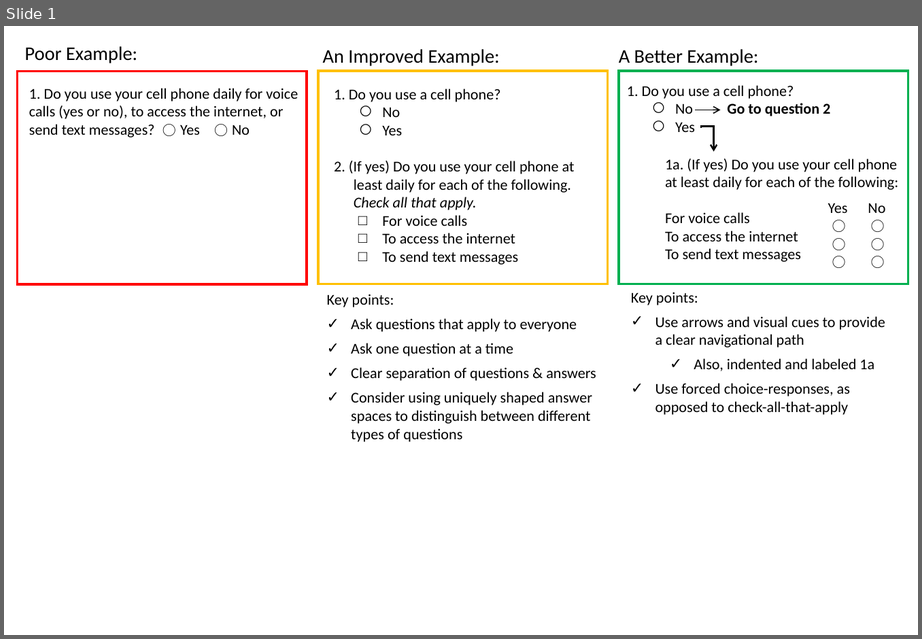
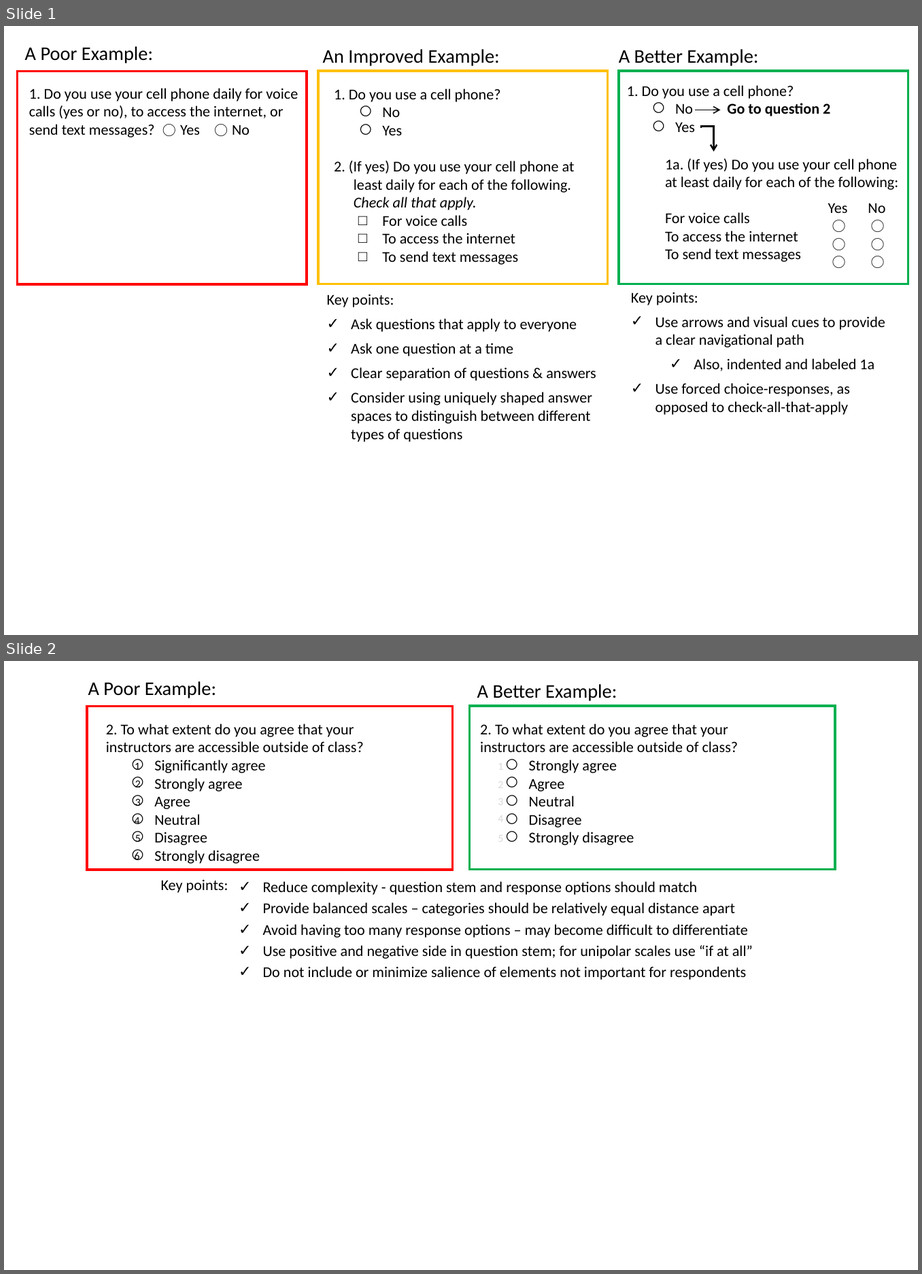
Before and after one commit to kpuka/SIMAH, a slide deck: images/posts/survey_design/2.pptx. Shown one above the other, each under a label of ours: slide 1 before the commit, slides 1 and 2 after it. The pictures are 922x639 and 922x1274 pixels, drawn with LibreOffice and Linux fonts; fonts in the diff are those of the drawing. Boxes give left, top, right and bottom in pixels: in the first picture for what was removed or moved away, otherwise in the second. Text is boxed around its words. In the diff, an @@ line names an element or a change of style, - is before the commit and + after.

```diff
--- a/images/posts/survey_design/2.pptx
+++ b/images/posts/survey_design/2.pptx
@@ slide 2 added at box(4, 661, 918, 1270), background #FFFFFF @@
@@ text added at box(88, 681, 216, 698), 18 pt, text #000000 @@
+A Poor Example:
@@ text added at box(477, 684, 617, 701), 18 pt, text #000000 @@
+A Better Example:
@@ rectangle added at box(87, 706, 452, 869), outline #FF0000 2.25 pt @@
@@ rectangle added at box(470, 706, 835, 869), outline #00B050 2.25 pt @@
@@ text added at box(106, 724, 364, 864), 14 pt, text #000000 @@
+2. To what extent do you agree that your
+instructors are accessible outside of class?
+⃝ Significantly agree
+⃝ Strongly agree
+⃝ Agree
+⃝ Neutral
+⃝ Disagree
+⃝ Strongly disagree
@@ text added at box(480, 724, 738, 845), 14 pt, text #000000 @@
+2. To what extent do you agree that your
+instructors are accessible outside of class?
+⃝ Strongly agree
+⃝ Agree
+⃝ Neutral
+⃝ Disagree
+⃝ Strongly disagree
@@ text added at box(135, 760, 140, 770), 10 pt, text #000000 @@
+1
@@ text added at box(498, 760, 503, 773), 10 pt, text #D9D9D9 @@
+1
@@ text added at box(135, 780, 141, 787), 10 pt, text #000000 @@
+2
@@ text added at box(498, 778, 503, 791), 10 pt, text #D9D9D9 @@
+2
@@ text added at box(135, 796, 141, 806), 10 pt, text #000000 @@
+3
@@ text added at box(498, 795, 503, 808), 10 pt, text #D9D9D9 @@
+3
@@ text added at box(135, 815, 140, 824), 10 pt, text #000000 @@
+4
@@ text added at box(498, 813, 503, 826), 10 pt, text #D9D9D9 @@
+4
@@ text added at box(135, 835, 141, 842), 10 pt, text #000000 @@
+5
@@ text added at box(498, 832, 503, 845), 10 pt, text #D9D9D9 @@
+5
@@ text added at box(135, 851, 140, 860), 10 pt, text #000000 @@
+6
@@ text added at box(161, 880, 228, 893), 14 pt, text #000000 @@
+Key points:
@@ text added at box(263, 881, 753, 980), 14 pt, text #000000 @@
+✓ Reduce complexity - question stem and response options should match
+✓ Provide balanced scales – categories should be relatively equal distance apart
+✓ Avoid having too many response options – may become difficult to differentiate
+✓ Use positive and negative side in question stem; for unipolar scales use “if at all”
+✓ Do not include or minimize salience of elements not important for respondents
@@ slide 1 changed as well @@
@@ text at box(25, 46, 153, 63): text changed @@
-Poor Example:
+A Poor Example:
```
Also in this commit, not shown: 5 other slides added, 2 other files.
